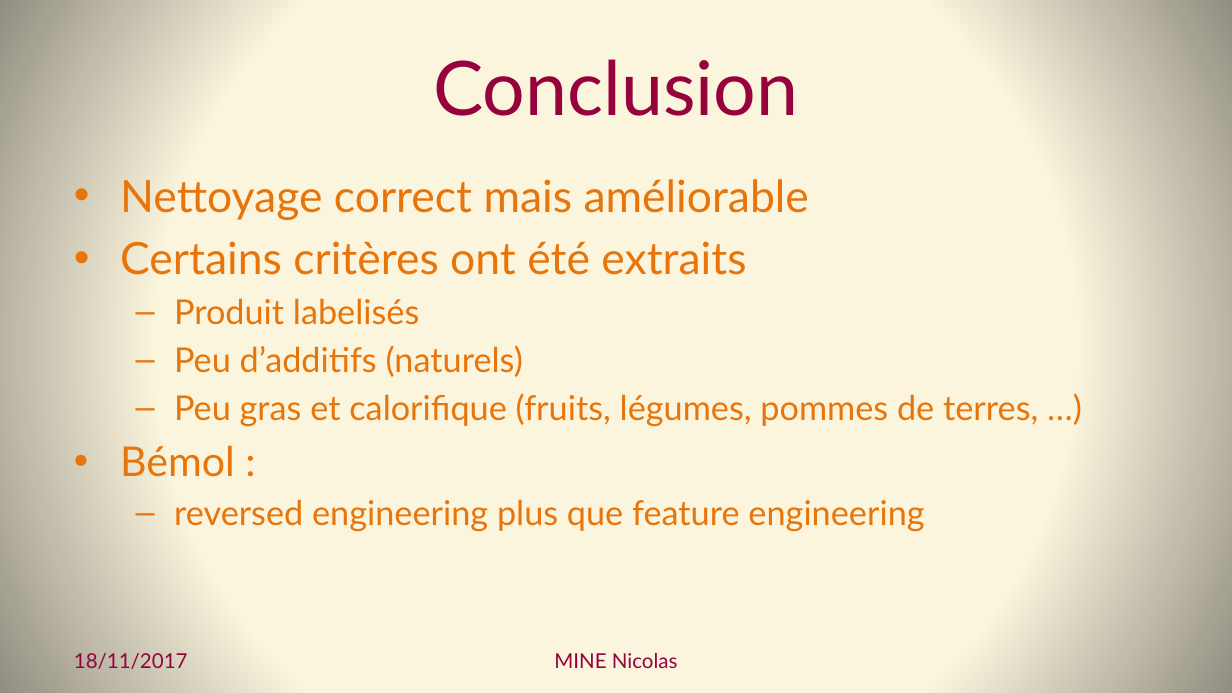
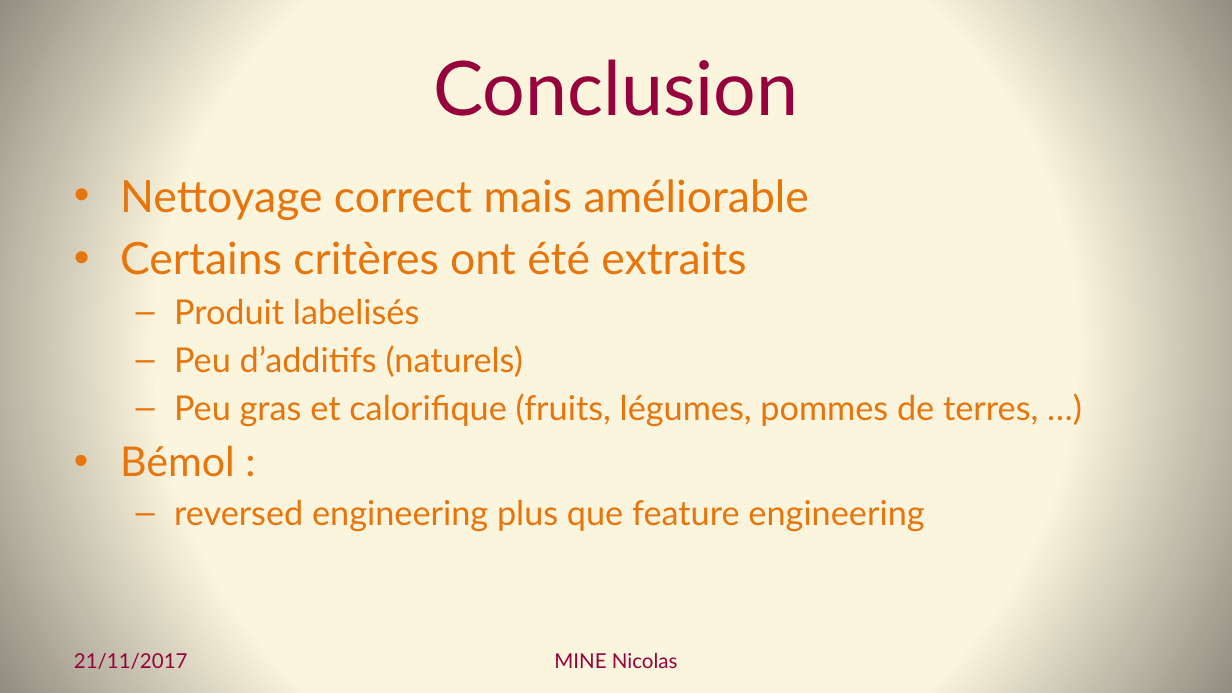
Before and after one commit to Coni63/OC_DS, a slide deck: slide 25 of Projet 2 - donnees nutritionnelles/Presentation-Projet_2.pptx (slide 21 before the commit). Drawn at 1232x693 pixels with LibreOffice and Linux fonts; fonts in the diff are those of the drawing. Boxes give left, top, right and bottom in pixels: in the first picture for what was removed or moved away, otherwise in the second. Text is boxed around its words. In the diff, an @@ line names an element or a change of style, - is before the commit and + after.

```diff
--- a/Projet 2 - donnees nutritionnelles/Presentation-Projet_2.pptx
+++ b/Projet 2 - donnees nutritionnelles/Presentation-Projet_2.pptx
@@ text at (x1=74, y1=653, x2=188, y2=669): text changed @@
-18/11/2017
+21/11/2017
```
Also in this commit, not shown: 21 other slides changed, 4 slides added, 5 other files.
